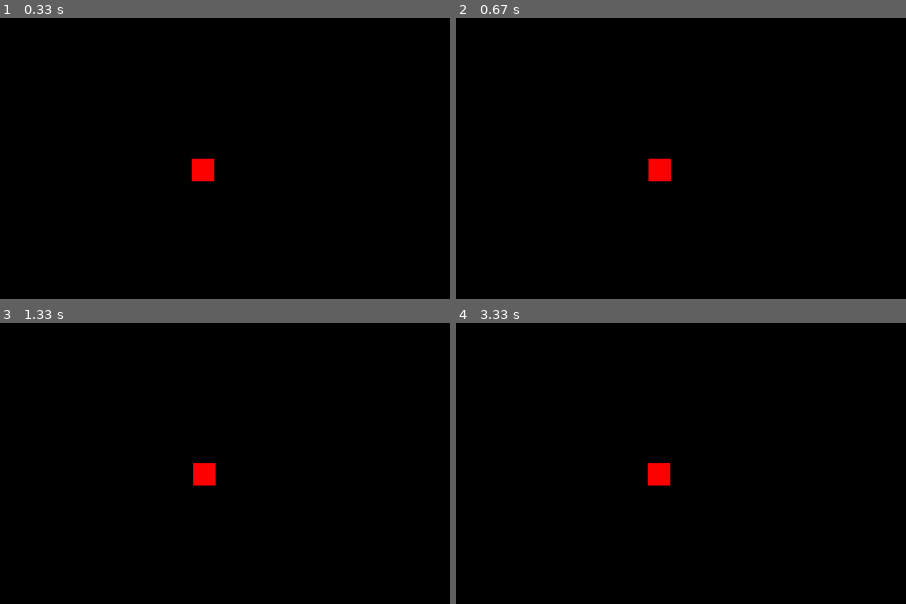
Above: before the commit, frames 1-4 (two rows, left to right).
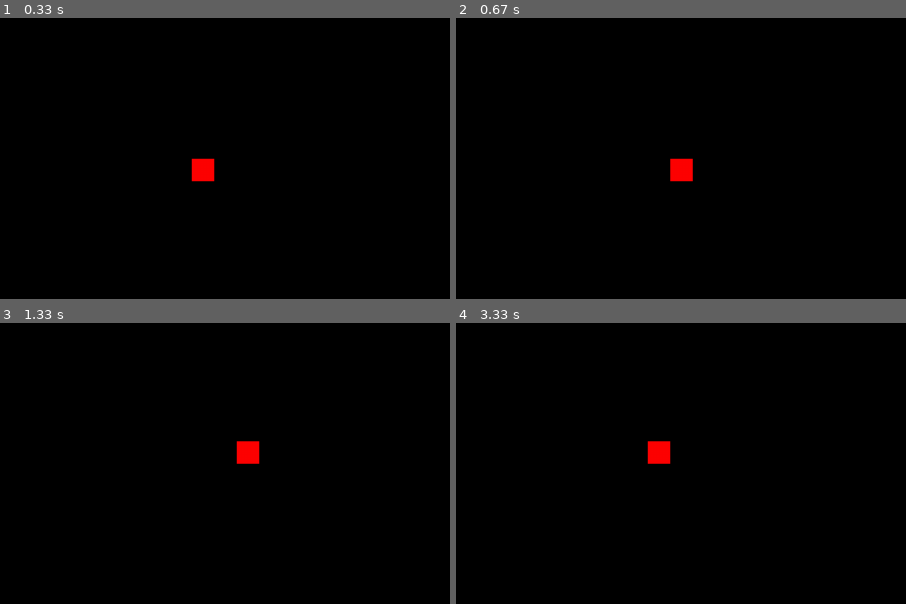
Above: after the commit, the same moments.

Repository: mytinycloud/90D-pygame-scaffold
Game: pygame game, started from main.py
The game is run twice, just before and just after one commit, with the same random seed, the same clock (stepped at 60 frames per second) and the same inputs.
Inputs (mouse positions are % of the whole screen's width and height, from its top left):
- Up to frame 1 (0.33 s): no input
- Up to frame 2 (0.67 s): hold D from 0.33 s (still down); move the mouse to (46, 54) at 0.37 s
- Up to frame 3 (1.33 s): release D at 0.8 s; hold W 0.83-1.13 s; hold D from 1.17 s (still down)
- Up to frame 4 (3.33 s): release D at 1.63 s; hold A 1.67-2.2 s; hold S 2.23-2.53 s; hold A 2.57-2.97 s; hold W from 3 s (still down)
The pictures show only the part of the screen within x 27-77%, y 23-73%; the shares and areas given below are measured in that part.

Frame 1 is identical in both runs. In frame 2, 0.9% of the frame differs, in the area x 42-53%, y 49-59%; in frame 3, 0.9%, in the area x 42-58%, y 41-59%; in frame 4, 0.9%.

Commit message:
Do camera scaling

Diff:
--- a/systems/sprites.py
+++ b/systems/sprites.py
@@ -44,12 +44,15 @@
         return SpriteComponent(surface=surface)
 
 
+TILE_SCALE = 32
+
 '''
 A component that represents a camera
 '''
 @enumerate_component("camera")
 class CameraComponent():
     surface: Surface
+    scale: float = TILE_SCALE
 
 
 '''
@@ -59,20 +62,19 @@
 def draw_sprite_system(group: EntityGroup):
 
     camera = group.query_singleton('camera', 'motion')
-    camera_motion: MotionComponent = camera.motion
     surface: Surface = camera.camera.surface
-    origin = Vector2(surface.get_size()) / 2 - camera_motion.position
+    origin = Vector2(surface.get_size()) / 2 - camera.motion.position
 
     for e in group.query('sprite', 'motion'):
 
         motion: MotionComponent = e.motion
         sprite: SpriteComponent = e.sprite
 
-        size = Vector2(e.sprite.surface.get_size())
-        sprite_pos = motion.position + origin - size / 2
+        size = Vector2(sprite.surface.get_size())
+        sprite_pos = motion.position * camera.camera.scale + origin - size / 2
 
         # Note, we are ignoring any screen-space culling
-        surface.blit(e.sprite.surface, sprite_pos)
+        surface.blit(sprite.surface, sprite_pos)
 
 
 '''
